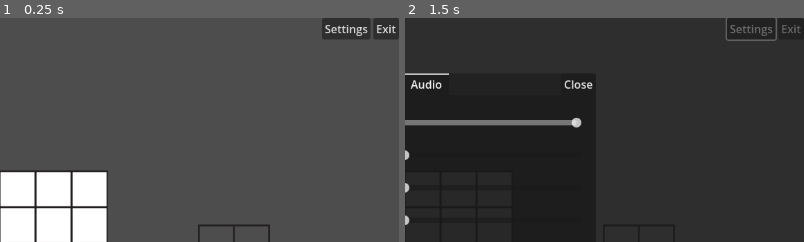
Above: before the commit, frames 1-2 (left to right).
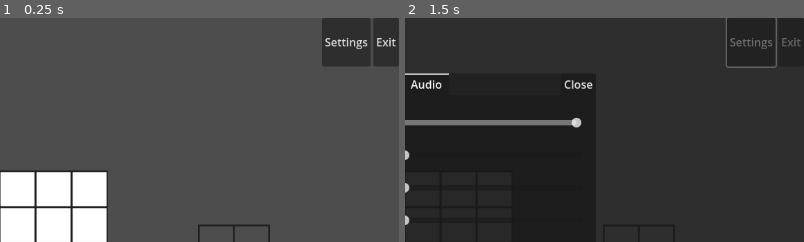
Above: after the commit, the same moments.

Repository: Saplings-Projects/Birthday-2024
Game: Godot game, scene res://MainScenes/main_level.tscn
The game is run twice, just before and just after one commit, with the same random seed, the same clock (stepped at 60 frames per second) and the same inputs. This scene is started directly instead of the project's main scene.
Inputs:
- Up to frame 1 (0.25 s): no input
- Up to frame 2 (1.5 s): click "Settings" at 0.5 s; click "Reset" at 1.25 s
The pictures show only the part of the screen within x 50-100%, y 0-50%; the shares and areas given below are measured in that part.

The runs differ from the first frame. In frame 1, 2.3% of the frame differs, in the area x 80-100%, y 3-22%; in frame 2, 0.6%.

Commit message:
Adjusted layout of puzzle menu UI

Diff:
--- a/Birthday-2024-Project/ScenePrefabs/MainMenuUiManager.tscn
+++ b/Birthday-2024-Project/ScenePrefabs/MainMenuUiManager.tscn
@@ -75,10 +75,12 @@
 
 [node name="Utility Buttons" type="HBoxContainer" parent="StartScreen/Panel"]
 layout_mode = 1
-anchors_preset = 10
+anchors_preset = 1
+anchor_left = 1.0
 anchor_right = 1.0
-offset_bottom = 73.0
-grow_horizontal = 2
+offset_left = -111.0
+offset_bottom = 70.0
+grow_horizontal = 0
 alignment = 2
 
 [node name="Settings Button" type="Button" parent="StartScreen/Panel/Utility Buttons"]
--- a/Birthday-2024-Project/ScenePrefabs/PuzzleUiManager.tscn
+++ b/Birthday-2024-Project/ScenePrefabs/PuzzleUiManager.tscn
@@ -1,10 +1,12 @@
-[gd_scene load_steps=6 format=3 uid="uid://cosap7ka4jc6c"]
+[gd_scene load_steps=7 format=3 uid="uid://cosap7ka4jc6c"]
 
 [ext_resource type="Script" path="res://Scripts/UI/Puzzle/PuzzleUiManager.gd" id="1_e57yp"]
 [ext_resource type="Script" path="res://Scripts/UI/Puzzle/PuzzleMainScreen.gd" id="2_fxt11"]
 [ext_resource type="Script" path="res://Scripts/UI/Puzzle/States/PuzzleUiPlayState.gd" id="3_aj75g"]
 [ext_resource type="PackedScene" uid="uid://btcp1sgcebsyi" path="res://ScenePrefabs/SettingsWindow.tscn" id="3_w6dq1"]
 [ext_resource type="Script" path="res://Scripts/UI/Puzzle/States/PuzzleUiWinState.gd" id="4_4ulfu"]
+
+[sub_resource type="StyleBoxEmpty" id="StyleBoxEmpty_8uao3"]
 
 [node name="PuzzleUiManager" type="CanvasLayer" node_paths=PackedStringArray("main_screen", "settings_window", "play_state", "win_state")]
 script = ExtResource("1_e57yp")
@@ -21,53 +23,67 @@
 grow_horizontal = 2
 grow_vertical = 2
 script = ExtResource("2_fxt11")
-context_button = NodePath("MarginContainer/HBoxContainer/Context Button")
-exit_button = NodePath("MarginContainer/HBoxContainer2/Exit Button")
-reset_button = NodePath("MarginContainer/HBoxContainer/Reset Button")
-settings_button = NodePath("MarginContainer/HBoxContainer2/Settings Button")
-win_text = NodePath("Win Text")
+context_button = NodePath("Panel/Level Buttons/Context Button")
+exit_button = NodePath("Panel/Utility Buttons/Exit Button")
+reset_button = NodePath("Panel/Level Buttons/Reset Button")
+settings_button = NodePath("Panel/Utility Buttons/Settings Button")
+win_text = NodePath("Panel/Win Text")
 
-[node name="MarginContainer" type="MarginContainer" parent="MainScreen"]
+[node name="Panel" type="Panel" parent="MainScreen"]
 layout_mode = 1
 anchors_preset = 15
 anchor_right = 1.0
 anchor_bottom = 1.0
 grow_horizontal = 2
 grow_vertical = 2
+theme_override_styles/panel = SubResource("StyleBoxEmpty_8uao3")
 
-[node name="HBoxContainer2" type="HBoxContainer" parent="MainScreen/MarginContainer"]
-layout_mode = 2
+[node name="Utility Buttons" type="HBoxContainer" parent="MainScreen/Panel"]
+layout_mode = 1
+anchors_preset = 1
+anchor_left = 1.0
+anchor_right = 1.0
+offset_left = -111.0
+offset_bottom = 70.0
+grow_horizontal = 0
 size_flags_horizontal = 8
 size_flags_vertical = 0
 
-[node name="Settings Button" type="Button" parent="MainScreen/MarginContainer/HBoxContainer2"]
+[node name="Settings Button" type="Button" parent="MainScreen/Panel/Utility Buttons"]
 layout_mode = 2
 text = "Settings"
 
-[node name="Exit Button" type="Button" parent="MainScreen/MarginContainer/HBoxContainer2"]
+[node name="Exit Button" type="Button" parent="MainScreen/Panel/Utility Buttons"]
 layout_mode = 2
 text = "Exit"
 
-[node name="HBoxContainer" type="HBoxContainer" parent="MainScreen/MarginContainer"]
-layout_mode = 2
+[node name="Level Buttons" type="HBoxContainer" parent="MainScreen/Panel"]
+layout_mode = 1
+anchors_preset = 12
+anchor_top = 1.0
+anchor_right = 1.0
+anchor_bottom = 1.0
+offset_top = -100.0
+grow_horizontal = 2
+grow_vertical = 0
 size_flags_vertical = 8
 alignment = 1
 
-[node name="Reset Button" type="Button" parent="MainScreen/MarginContainer/HBoxContainer"]
+[node name="Reset Button" type="Button" parent="MainScreen/Panel/Level Buttons"]
 custom_minimum_size = Vector2(100, 100)
 layout_mode = 2
 size_flags_horizontal = 4
 size_flags_vertical = 4
 text = "Reset"
 
-[node name="Context Button" type="Button" parent="MainScreen/MarginContainer/HBoxContainer"]
+[node name="Context Button" type="Button" parent="MainScreen/Panel/Level Buttons"]
 custom_minimum_size = Vector2(100, 100)
 layout_mode = 2
 size_flags_horizontal = 4
 size_flags_vertical = 4
 text = "<context>"
 
-[node name="Win Text" type="Label" parent="MainScreen"]
+[node name="Win Text" type="Label" parent="MainScreen/Panel"]
 layout_mode = 1
 anchors_preset = 8
 anchor_left = 0.5
